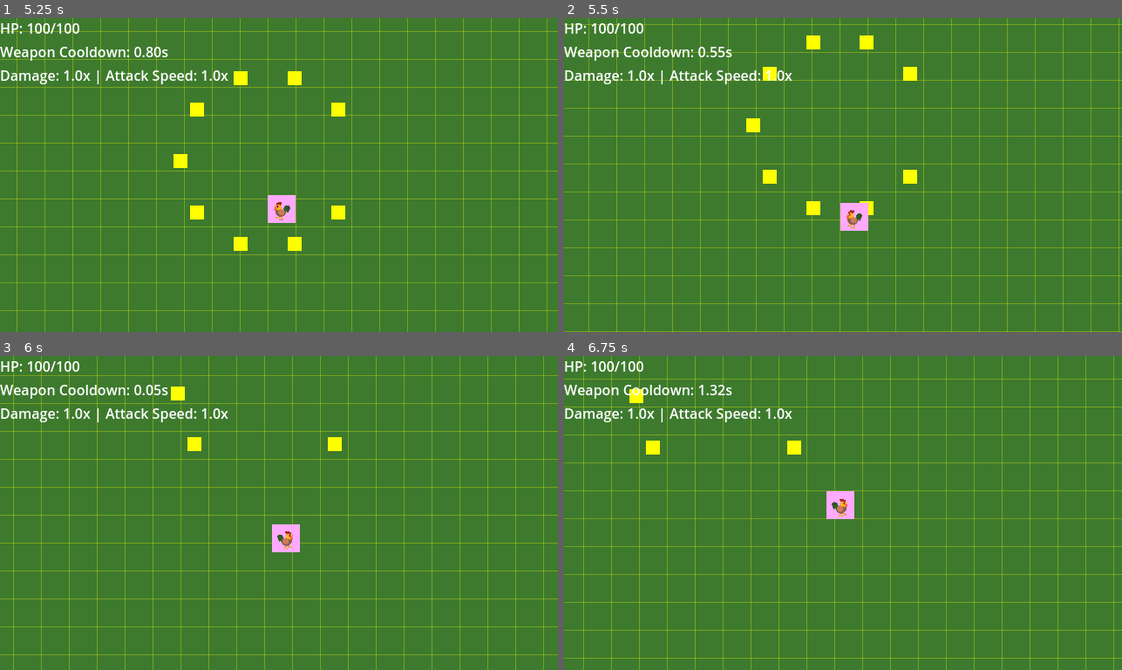
Above: before the commit, frames 1-4 (two rows, left to right).
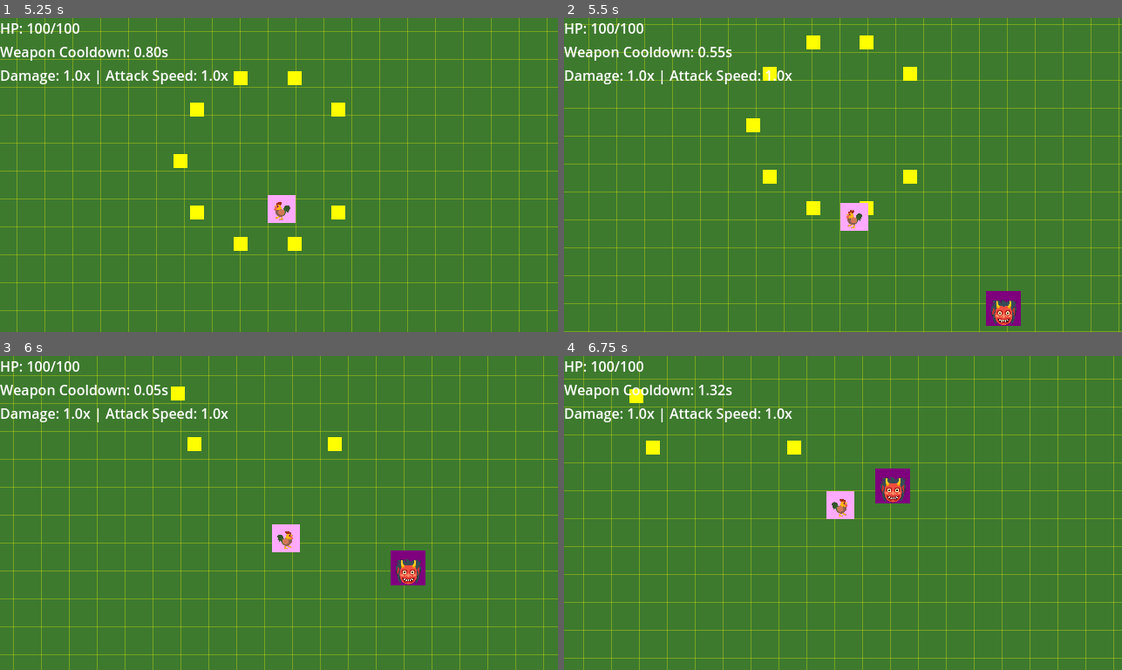
Above: after the commit, the same moments.

Repository: thejoshyee/sarimanok-game
Game: Godot game, scene res://main.tscn
Two runs of this game, one before a commit and one after it. Both use one fixed random seed, a clock stepped at 60 frames per second and the inputs below.
Inputs:
- Up to frame 1 (5.25 s): tap Enter (ui_accept) at 0.5, 0.77, 1.52, 3.02, 3.77, 4.52 s; hold Right (move_right) 0.53-1.28 s; hold 1 0.53-1.28 s; tap 2 at 0.8, 1.35, 3.05 s; hold S (move_down) 1.28-2.03 s; tap 3 at 1.55, 3.8, 4.35 s; hold Right (move_right) 2.03-2.78 s; hold 3 2.03-2.78 s; tap 1 at 2.3, 2.85, 4.55 s; hold Up (move_up) 2.78-3.53 s; hold 2 3.53-4.28 s; hold A (move_left) 3.53-5.03 s; hold S (move_down) from 5.03 s (still down); hold 1 from 5.03 s (still down)
- Up to frame 2 (5.5 s): keep holding S (move_down); keep holding 1; tap 2 at 5.3 s
- Up to frame 3 (6 s): release S (move_down) at 5.78 s; release 1 at 5.78 s; hold Right (move_right) from 5.78 s (still down); tap 2 at 5.85 s
- Up to frame 4 (6.75 s): tap Enter (ui_accept) at 6.02 s; tap 3 at 6.05 s; release Right (move_right) at 6.53 s; hold Up (move_up) from 6.53 s (still down); hold 3 from 6.53 s (still down)

Frame 1 is identical in both runs. In frame 2, 0.7% of the frame differs, in the area x 75-82%, y 86-99%; in frame 3, 0.7%; in frame 4, 0.7%.

Commit message:
Add enemy scaling tests and debug tools
- Add proper HP damage tracking to test_enemy
- Add debug time skip (1/2/3 keys for 5/10/20 min)
- Add FPS display in window title
- Verify HP scaling: 10→11→12→13 at 0/10/20/30 min
- Verify damage system uses scaled HP correctly

Diff:
--- a/game/autoloads/game_timer.gd
+++ b/game/autoloads/game_timer.gd
@@ -15,3 +15,9 @@
 func reset() -> void:
 	# call this when starting a new run
 	elapsed_time = 0.0
+
+# DEBUG: Skip forward in time for testing scaling
+# Call with: GameTimer.debug_skip_minutes(10)
+func debug_skip_minutes(minutes: float) -> void:
+	elapsed_time += minutes * 60.0
+	print("[DEBUG] Skipped ", minutes, " minutes. Now at: ", elapsed_minutes, " min")
--- a/game/scripts/core/main.gd
+++ b/game/scripts/core/main.gd
@@ -1,4 +1,6 @@
 extends Node2D
+
+var _debug_key_held: bool = false  # Prevent debug key spam
 
 # Arena dimensions (96x64 tiles at 32x32 each)
 const ARENA_WIDTH: int = 3072   # 96 tiles * 32 pixels
@@ -82,6 +84,20 @@
 			# Respawn 10 gems
 			test_spawn_xp_gems()
 
+	# DEBUG: Press 1/2/3 to skip 5/10/20 minutes (just_pressed prevents spam)
+	if Input.is_physical_key_pressed(KEY_1) and not _debug_key_held:
+		_debug_key_held = true
+		GameTimer.debug_skip_minutes(5)
+	elif Input.is_physical_key_pressed(KEY_2) and not _debug_key_held:
+		_debug_key_held = true
+		GameTimer.debug_skip_minutes(10)
+	elif Input.is_physical_key_pressed(KEY_3) and not _debug_key_held:
+		_debug_key_held = true
+		GameTimer.debug_skip_minutes(20)
+	elif not Input.is_physical_key_pressed(KEY_1) and not Input.is_physical_key_pressed(KEY_2) and not Input.is_physical_key_pressed(KEY_3):
+		_debug_key_held = false
+
+
 	# Camera follows the player
 	if has_node("Player"):
 		$Camera2D.position = $Player.position
@@ -91,6 +107,9 @@
 	if spawn_timer >= spawn_interval:
 		spawn_timer = 0.0
 		spawn_enemy()
+
+	# DEBUG: Show FPS in window title
+	get_window().title = "Sarimanok - FPS: " + str(Engine.get_frames_per_second())
 
 
 func spawn_enemy():
--- a/game/scripts/tests/test_enemy.gd
+++ b/game/scripts/tests/test_enemy.gd
@@ -66,7 +66,9 @@
 		GridManager.unregister_enemy(self, _current_cell_id)
 		_current_cell_id = -1
 
-func take_damage(_amount: float) -> void:
-	# print("Enemy took ", amount, " damage")
-	# Return to pool instead of freeing
-	PoolManager.despawn(self)
+func take_damage(amount: float) -> void:
+	hp -= int(amount)
+	print("[ENEMY] Took ", amount, " damage. HP: ", hp, "/", base_max_hp, " (scaled)")
+	if hp <= 0:
+		# return to pool instead of freeing
+		PoolManager.despawn(self)
Not shown, changed: .taskmaster/tasks/tasks.json
